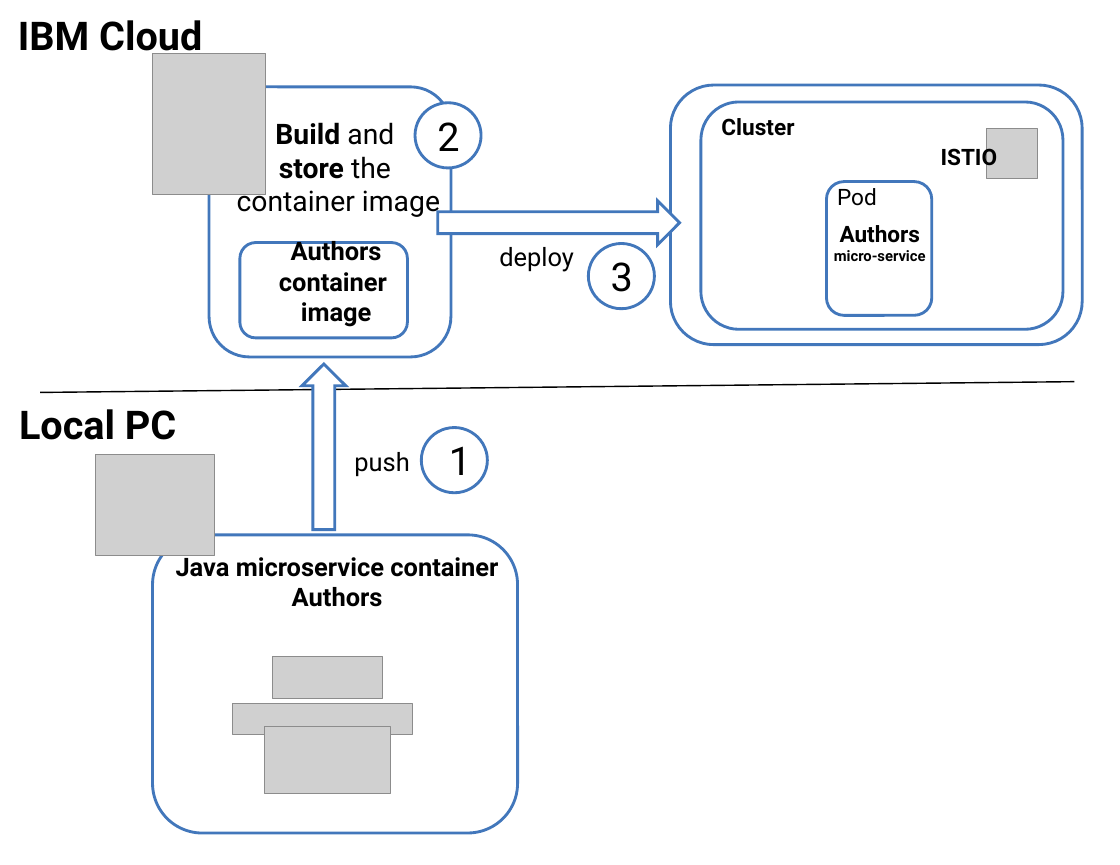
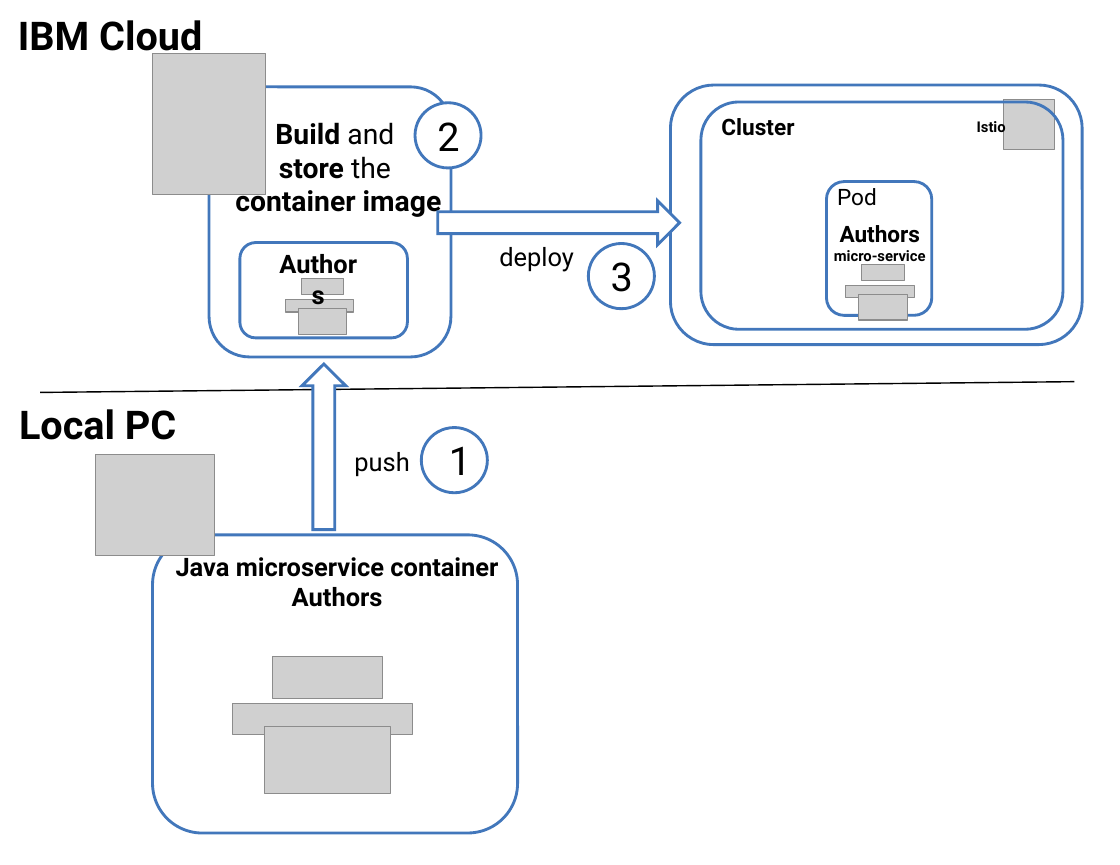
Before and after one commit to IBM/cloud-native-starter, a slide deck: slide 18 of workshop/images/architecture.pptx. Drawn at 1120x865 pixels with LibreOffice and Linux fonts; fonts in the diff are those of the drawing; grey boxes stand for pictures. Boxes give left, top, right and bottom in pixels: in the first picture for what was removed or moved away, otherwise in the second. Text is boxed around its words. In the diff, an @@ line names an element or a change of style, - is before the commit and + after.

```diff
--- a/workshop/images/architecture.pptx
+++ b/workshop/images/architecture.pptx
@@ text at (x1=977, y1=119, x2=1006, y2=137): text changed; size 16 to 10.5 pt @@
-ISTIO
+Istio
@@ picture moved from (x1=987, y1=128, x2=1037, y2=178) to (x1=1004, y1=100, x2=1054, y2=150) @@
@@ text at (x1=235, y1=156, x2=442, y2=218): bold on in "container image" @@
@@ text "Authors" moved from (x1=279, y1=241, x2=387, y2=327) to (x1=292, y1=587, x2=383, y2=607) @@
@@ text "Authors" at (x1=292, y1=587, x2=383, y2=607): vertical alignment middle to top @@
@@ picture added at (x1=861, y1=265, x2=904, y2=281) @@
@@ text at (x1=279, y1=272, x2=387, y2=327): paragraph removed @@
-container
-image
@@ picture added at (x1=301, y1=279, x2=344, y2=295) @@
@@ picture added at (x1=846, y1=286, x2=915, y2=298) @@
@@ picture added at (x1=859, y1=294, x2=907, y2=320) @@
@@ picture added at (x1=285, y1=300, x2=354, y2=313) @@
@@ picture added at (x1=298, y1=309, x2=346, y2=334) @@
```
Also in this commit, not shown: 1 other slide changed, 3 slides added, 13 other files.
